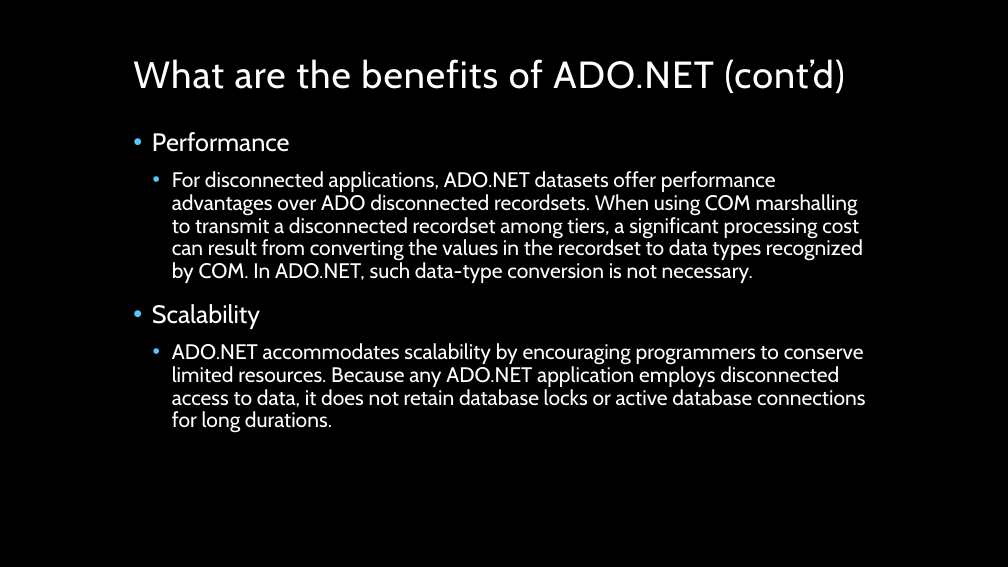
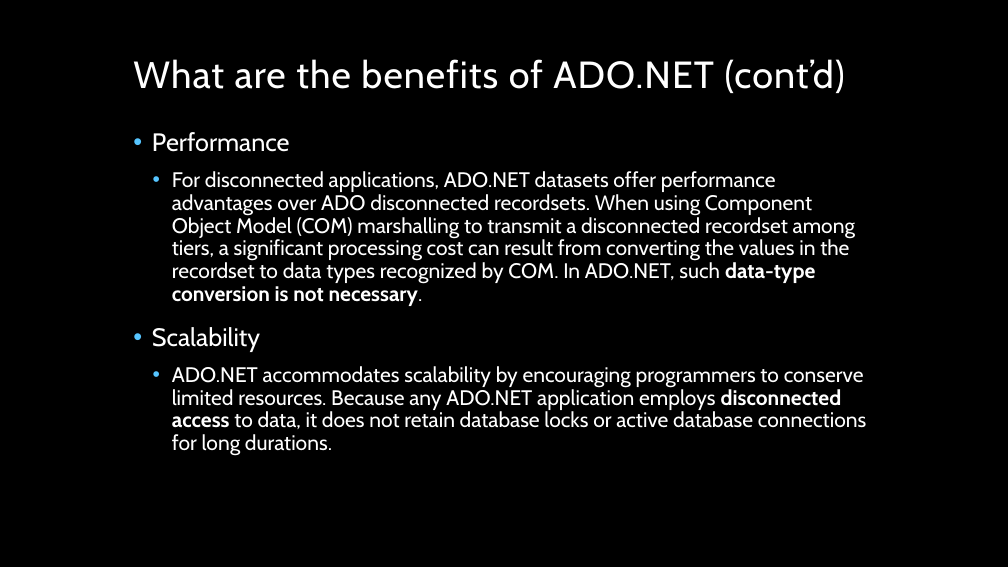
Before and after one commit to mdrozda46/ADONetExample, a slide deck: slide 6 of The Benefits of ADO.pptx. Drawn at 1008x567 pixels with LibreOffice and Linux fonts; fonts in the diff are those of the drawing; background and template pictures are left out. Boxes give left, top, right and bottom in pixels: in the first picture for what was removed or moved away, otherwise in the second. Text is boxed around its words. In the diff, an @@ line names an element or a change of style, - is before the commit and + after.

Commit message:
Updated Ppt

```diff
--- a/The Benefits of ADO.pptx
+++ b/The Benefits of ADO.pptx
@@ text at (172,171,855,306): text changed @@
-  • For disconnected applications, ADO.NET datasets offer performance advantages over ADO disconnected recordsets. When using COM marshalling to transmit a disconnected recordset among tiers, a significant processing cost can result from converting the values in the recordset to data types recognized by COM. In ADO.NET, such data-type conversion is not necessary.
+  • For disconnected applications, ADO.NET datasets offer performance advantages over ADO disconnected recordsets. When using Component Object Model (COM) marshalling to transmit a disconnected recordset among tiers, a significant processing cost can result from converting the values in the recordset to data types recognized by COM. In ADO.NET, such data-type conversion is not necessary.
@@ text at (172,366,866,456): bold on in "disconnected access" @@
```
Also in this commit, not shown: 5 other slides changed.
